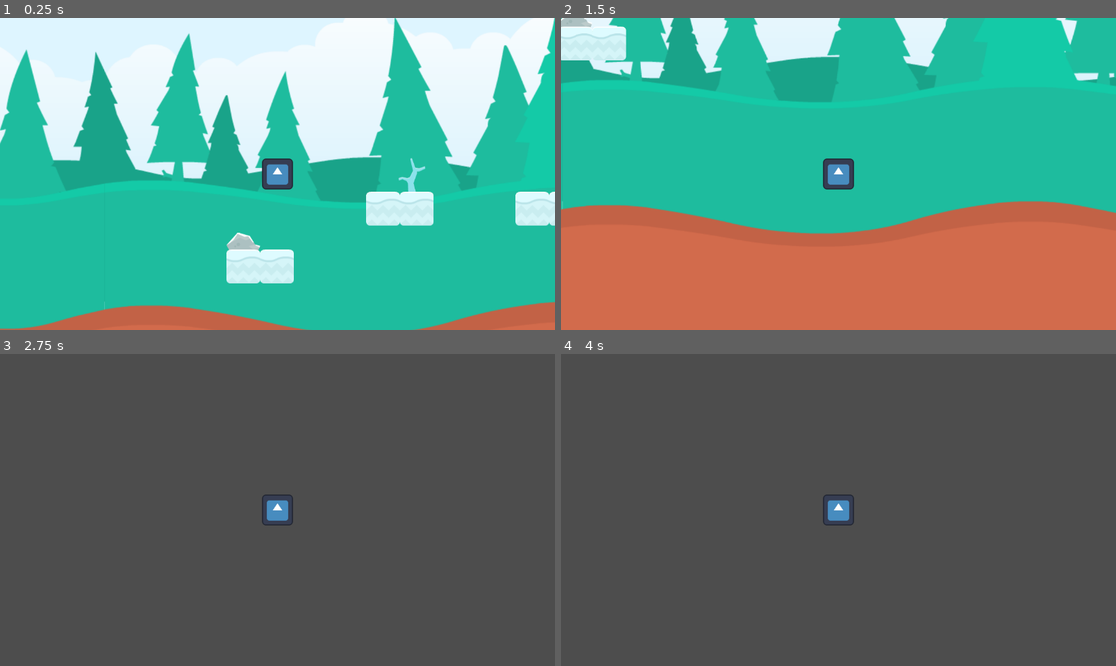
Above: before the commit, frames 1-4 (two rows, left to right).
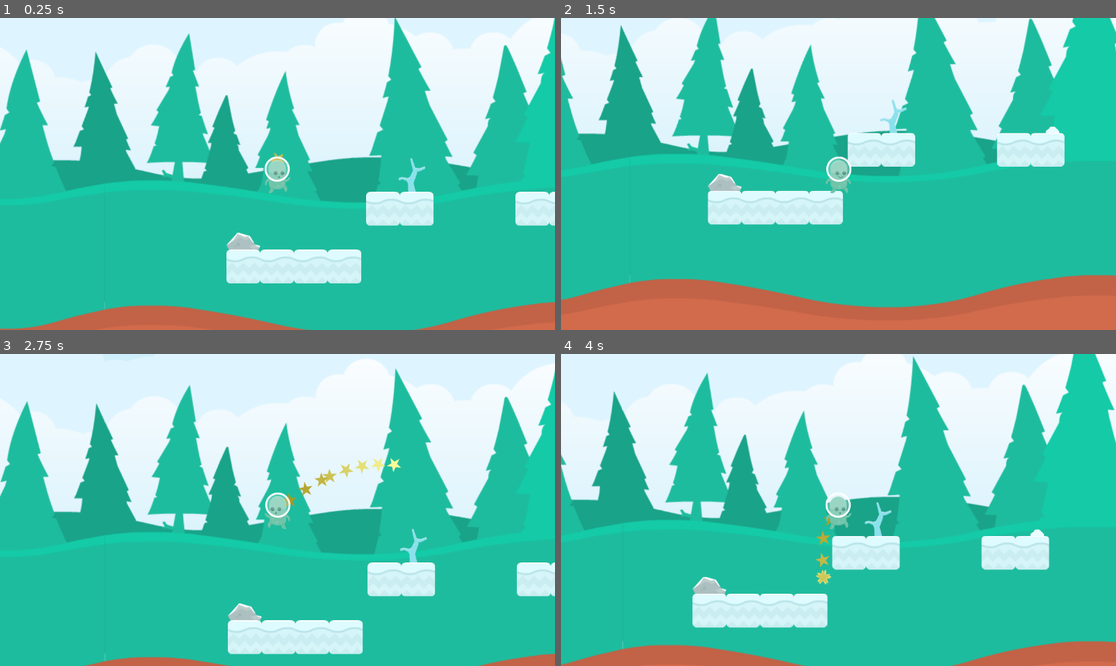
Above: after the commit, the same moments.

Repository: teachingCS/WahlkursGodot
Game: Godot game, scene res://level_1.tscn
Same seed, same stepped clock (60 frames per second), same inputs: the game is played once before the commit and once after it. The engine's default icon, where the game draws it, is replaced by a stand-in: a white triangle on a blue panel in a dark square.
Inputs:
- Up to frame 1 (0.25 s): no input
- Up to frame 2 (1.5 s): tap Enter (ui_accept) at 0.5, 0.77 s; hold Right (ui_right) from 0.53 s (still down)
- Up to frame 3 (2.75 s): tap Enter (ui_accept) at 1.52 s; release Right (ui_right) at 2.03 s; hold Left (ui_left) from 2.03 s (still down)
- Up to frame 4 (4 s): release Left (ui_left) at 2.78 s; hold Right (ui_right) from 2.78 s (still down); tap Enter (ui_accept) at 3.02, 3.77 s

The runs differ from the first frame. In frame 1, 1.9% of the frame differs, in the area x 47-66%, y 42-86%; in frame 2, 57%; in frame 3, 100%, in the area x 0-100%, y 0-100%; in frame 4, 100%.

Commit message:
Stand 11.04
Spaß mit GPUParticles

Diff:
--- a/JumpAndRun/Spieler.gd
+++ b/JumpAndRun/Spieler.gd
@@ -25,4 +25,21 @@
 	else:
 		velocity.x = move_toward(velocity.x, 0, SPEED)
 
+	# Animation
+	if not is_on_floor():
+		$AnimatedSprite2D.play("jump")
+		if direction == 1:
+			$AnimatedSprite2D.flip_h = false
+		if direction == -1:
+			$AnimatedSprite2D.flip_h = true
+	else:
+		if direction == 1:
+			$AnimatedSprite2D.flip_h = false
+			$AnimatedSprite2D.play("walk")
+		elif direction == -1:
+			$AnimatedSprite2D.flip_h = true
+			$AnimatedSprite2D.play("walk")
+		elif direction == 0:
+			$AnimatedSprite2D.play("idle")
+
 	move_and_slide()
--- a/JumpAndRun/level_1.tscn
+++ b/JumpAndRun/level_1.tscn
@@ -25,7 +25,7 @@
 centered = false
 
 [node name="TileMap" parent="." instance=ExtResource("4_m4bxw")]
-layer_0/tile_data = PackedInt32Array(1966082, 458753, 0, 196 …(372 unchanged characters)… 17574, 6094849, 12, 1638402, 1835009, 31)
+layer_0/tile_data = PackedInt32Array(1966082, 458753, 0, 196 …(372 unchanged characters)… 17574, 6094849, 12, 1638402, 1835009, 31, 1966096, 458753, 0, 1966103, 458753, 0)
 
 [node name="Spieler" parent="." instance=ExtResource("2_4v35e")]
 position = Vector2(96, 80)
--- a/JumpAndRun/spieler.tscn
+++ b/JumpAndRun/spieler.tscn
@@ -1,20 +1,98 @@
-[gd_scene load_steps=4 format=3 uid="uid://dox4qdirog56t"]
+[gd_scene load_steps=16 format=3 uid="uid://dox4qdirog56t"]
 
 [ext_resource type="Script" path="res://Spieler.gd" id="1_3qrse"]
-[ext_resource type="Texture2D" uid="uid://c721hlusj5g2j" path="res://icon.svg" id="2_eii3q"]
+[ext_resource type="Texture2D" uid="uid://bov7ionvuv8rv" path="res://Assets/Player/alienGreen_stand.png" id="2_dgv5g"]
+[ext_resource type="Texture2D" uid="uid://b21vpughkird3" path="res://Assets/Player/alienGreen_jump.png" id="3_yhxna"]
+[ext_resource type="Texture2D" uid="uid://crvma1e88tlln" path="res://Assets/Player/alienGreen_walk1.png" id="4_vr6dn"]
+[ext_resource type="Texture2D" uid="uid://cuwqqf88jn8cq" path="res://Assets/Player/alienGreen_walk2.png" id="5_b5oyn"]
+[ext_resource type="Texture2D" uid="uid://4vrw3xlyeh7v" path="res://Assets/Player/star.png" id="6_t433v"]
+[ext_resource type="Texture2D" uid="uid://bgjamgw7y7f6i" path="res://Assets/Player/dirt.png" id="7_tkbio"]
 
-[sub_resource type="RectangleShape2D" id="RectangleShape2D_fiuae"]
-size = Vector2(128, 128)
+[sub_resource type="CapsuleShape2D" id="CapsuleShape2D_xb7ti"]
+radius = 49.67
+height = 157.02
+
+[sub_resource type="SpriteFrames" id="SpriteFrames_71y81"]
+animations = [{
+"frames": [{
+"duration": 1.0,
+"texture": ExtResource("2_dgv5g")
+}],
+"loop": true,
+"name": &"idle",
+"speed": 5.0
+}, {
+"frames": [{
+"duration": 1.0,
+"texture": ExtResource("3_yhxna")
+}],
+"loop": true,
+"name": &"jump",
+"speed": 5.0
+}, {
+"frames": [{
+"duration": 1.0,
+"texture": ExtResource("4_vr6dn")
+}, {
+"duration": 1.0,
+"texture": ExtResource("5_b5oyn")
+}],
+"loop": true,
+"name": &"walk",
+"speed": 10.0
+}]
+
+[sub_resource type="Gradient" id="Gradient_h21w1"]
+colors = PackedColorArray(0.639412, 0.562626, 0.113398, 1, 1, 1, 1, 1)
+
+[sub_resource type="GradientTexture1D" id="GradientTexture1D_sfk8h"]
+gradient = SubResource("Gradient_h21w1")
+
+[sub_resource type="ParticleProcessMaterial" id="ParticleProcessMaterial_hapwj"]
+particle_flag_disable_z = true
+angular_velocity_max = 180.0
+gravity = Vector3(0, 0, 0)
+scale_min = 0.5
+scale_max = 0.5
+color = Color(1, 1, 0.623529, 1)
+color_ramp = SubResource("GradientTexture1D_sfk8h")
+
+[sub_resource type="Gradient" id="Gradient_swqhj"]
+offsets = PackedFloat32Array(0, 0.695341, 1)
+colors = PackedColorArray(1, 0.815744, 0.436171, 1, 0.565969, 0, 0.17432, 1, 0.190762, 0.190762, 0.190762, 1)
+
+[sub_resource type="GradientTexture1D" id="GradientTexture1D_g6abt"]
+gradient = SubResource("Gradient_swqhj")
+
+[sub_resource type="ParticleProcessMaterial" id="ParticleProcessMaterial_7fomk"]
+particle_flag_disable_z = true
+orbit_velocity_min = -1.054
+orbit_velocity_max = 0.886
+gravity = Vector3(0, -60, 0)
+color_ramp = SubResource("GradientTexture1D_g6abt")
 
 [node name="Spieler" type="CharacterBody2D"]
 scale = Vector2(0.5, 0.5)
 script = ExtResource("1_3qrse")
-metadata/_edit_group_ = true
-
-[node name="Sprite2D" type="Sprite2D" parent="."]
-texture = ExtResource("2_eii3q")
 
 [node name="CollisionShape2D" type="CollisionShape2D" parent="."]
-shape = SubResource("RectangleShape2D_fiuae")
+shape = SubResource("CapsuleShape2D_xb7ti")
 
 [node name="Camera2D" type="Camera2D" parent="."]
+
+[node name="AnimatedSprite2D" type="AnimatedSprite2D" parent="."]
+position = Vector2(0, -48)
+sprite_frames = SubResource("SpriteFrames_71y81")
+animation = &"idle"
+frame_progress = 0.675447
+
+[node name="GPUParticles2D" type="GPUParticles2D" parent="."]
+show_behind_parent = true
+process_material = SubResource("ParticleProcessMaterial_hapwj")
+texture = ExtResource("6_t433v")
+lifetime = 0.5
+
+[node name="GPUParticles2D2" type="GPUParticles2D" parent="."]
+visible = false
+process_material = SubResource("ParticleProcessMaterial_7fomk")
+texture = ExtResource("7_tkbio")
